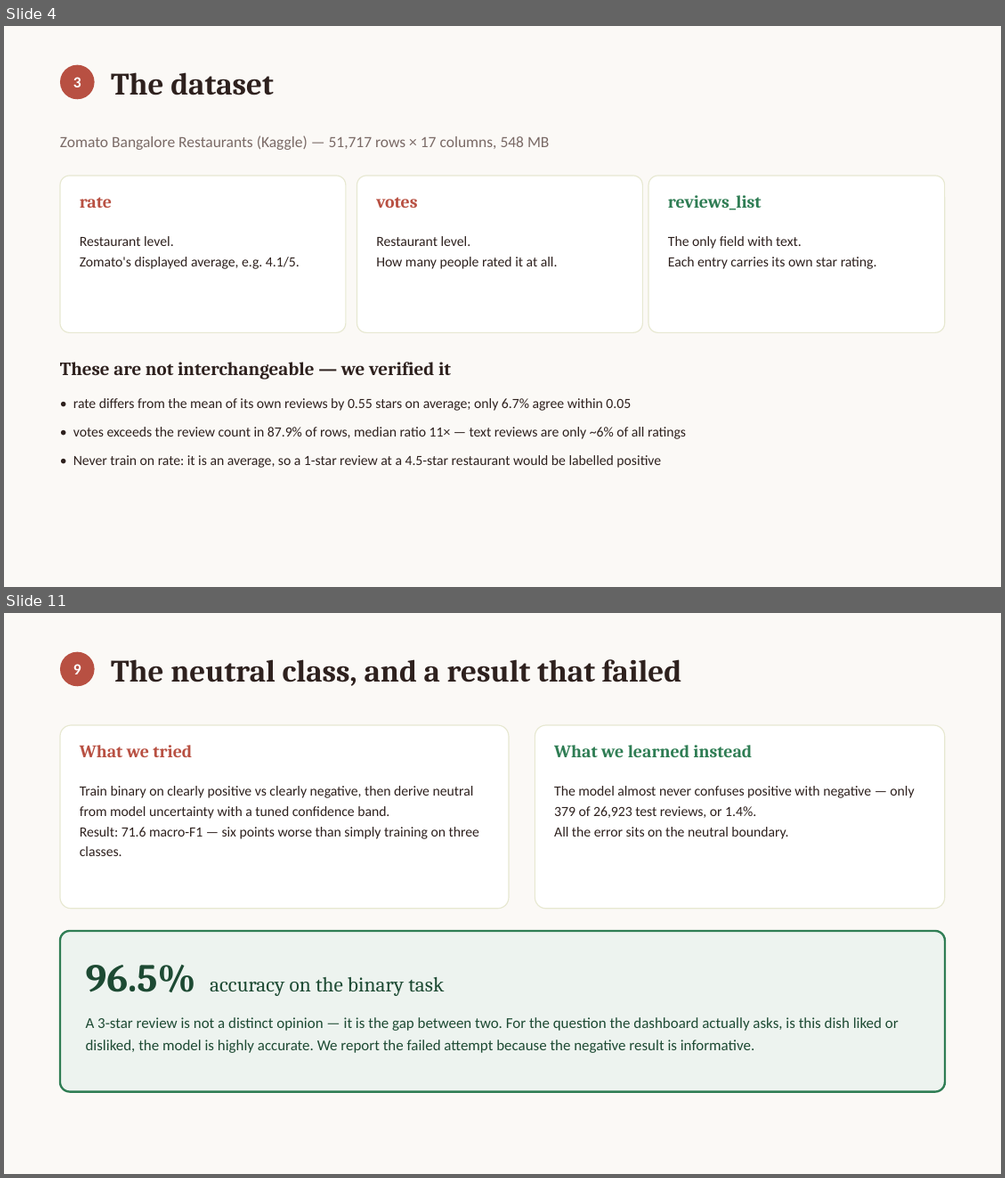
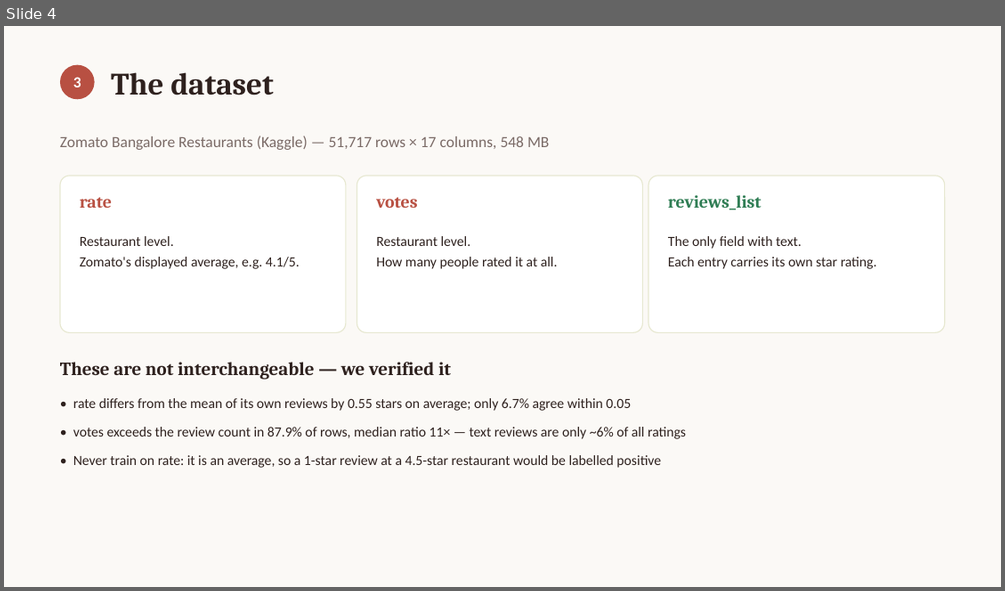
Before and after one commit to deesampan/nlp_project, a slide deck: output_project/reports/presentation.pptx. Shown one above the other, each under a label of ours: slides 4 and 11 before the commit, slide 4 after it; the slides between them are not shown. The pictures are 1005x1178 and 1005x591 pixels, drawn with LibreOffice and Linux fonts; fonts in the diff are those of the drawing. Boxes give left, top, right and bottom in pixels: in the first picture for what was removed or moved away, otherwise in the second. Text is boxed around its words. In the diff, an @@ line names an element or a change of style, - is before the commit and + after.

```diff
--- a/output_project/reports/presentation.pptx
+++ b/output_project/reports/presentation.pptx
@@ slide 11 removed at box(4, 613, 1001, 1174), background #FBF9F6 @@
@@ ellipse removed at box(60, 652, 95, 686) @@
@@ text removed at box(73, 664, 81, 674) @@
-9
@@ text removed at box(111, 659, 682, 686) @@
-The neutral class, and a result that failed
@@ rounded rectangle removed at box(60, 725, 509, 908) @@
@@ text removed at box(80, 745, 192, 757) @@
-What we tried
@@ rounded rectangle removed at box(535, 725, 945, 908) @@
@@ text removed at box(554, 745, 752, 757) @@
-What we learned instead
@@ text removed at box(80, 786, 479, 856) @@
-Train binary on clearly positive vs clearly negative, then derive neutral from model uncertainty with a tuned confidence band.
-Result: 71.6 macro-F1 — six points worse than simply training on three classes.
@@ text removed at box(554, 786, 914, 839) @@
-The model almost never confuses positive with negative — only 379 of 26,923 test reviews, or 1.4%.
-All the error sits on the neutral boundary.
@@ rounded rectangle removed at box(60, 931, 945, 1092) @@
@@ text removed at box(86, 965, 444, 996) @@
-96.5% accuracy on the binary task
@@ text removed at box(86, 1017, 898, 1053) @@
-A 3-star review is not a distinct opinion — it is the gap between two. For the question the dashboard actually asks, is this dish liked or disliked, the model is highly accurate. We report the failed attempt because the negative result is informative.
```
Also in this commit, not shown: 6 slides changed, 5 slides added, 5 other slides removed, 2 other files.
